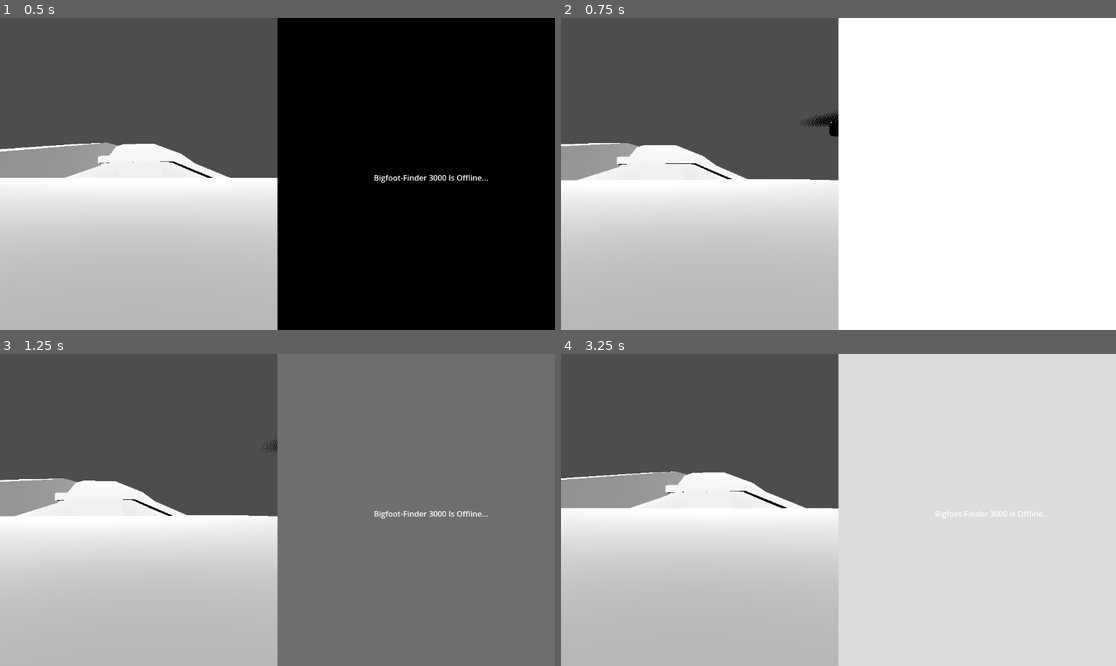
Above: before the commit, frames 1-4 (two rows, left to right).
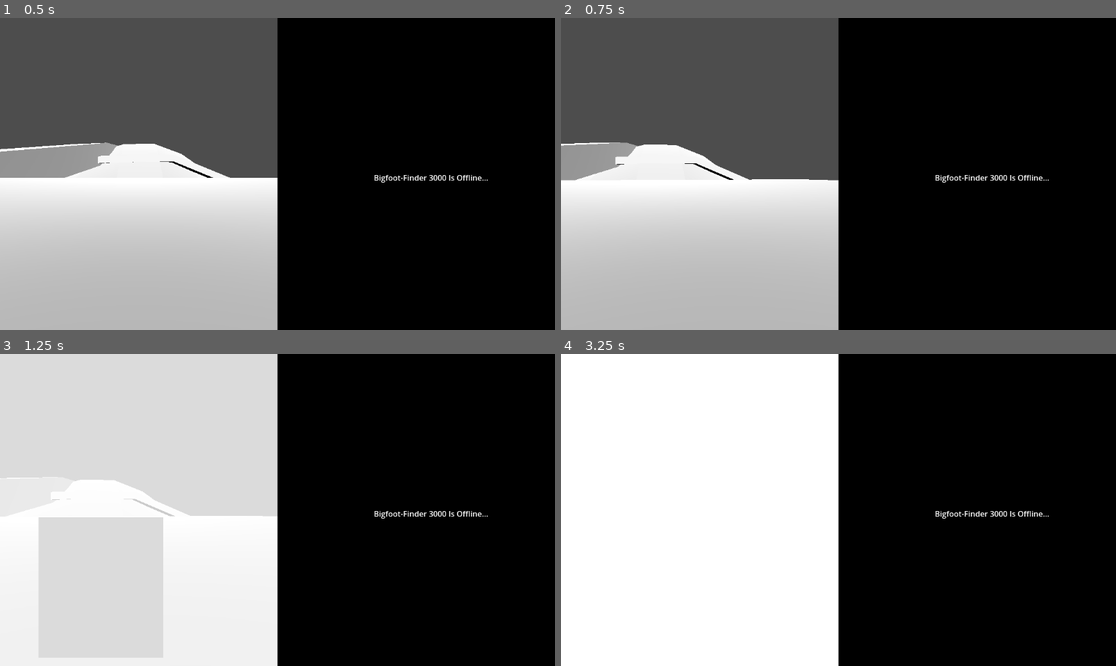
Above: after the commit, the same moments.

Repository: Just-a-Bee/bigfoot
Game: Godot game, scene res://UI Scenes/main.tscn
Two runs of this game, one before a commit and one after it. Both use one fixed random seed, a clock stepped at 60 frames per second and the inputs below. The engine's default icon, where the game draws it, is replaced by a stand-in: a white triangle on a blue panel in a dark square.
Inputs (mouse positions are in pixels of both pictures, inside the frame that each line leads up to):
- Up to frame 1 (0.5 s): no input
- Up to frame 2 (0.75 s): tap Enter at 0.5 s; move the mouse to (866, 174) at 0.52 s; hold W (drone_forward) from 0.53 s (still down); hold Space (drone_picture) from 0.53 s (still down)
- Up to frame 3 (1.25 s): keep holding W (drone_forward); keep holding Space (drone_picture); click (305, 510) at 0.8 s
- Up to frame 4 (3.25 s): keep holding W (drone_forward); move the mouse to (810, 510) at 1.27 s; release Space (drone_picture) at 1.28 s; click (810, 510) at 1.35 s; right-click (810, 510) at 1.55 s; move the mouse to (849, 503) at 2.02 s; hold Right mouse button (toggle_drone) 2.03-2.78 s; click (849, 503) at 2.17 s; tap Space (drone_picture) at 2.3, 2.85 s; move the mouse to (832, 516) at 2.77 s; click (832, 516) at 3.05 s

Frame 1 is identical in both runs. In frame 2, 50% of the frame differs, in the area x 0-100%, y 0-100%; in frame 3, 91%; in frame 4, 94%.

Commit message:
Added picture scoring, reworked drone disabling, and probably did a bunch of other stuff

Diff:
--- a/3d/3d_world.tscn
+++ b/3d/3d_world.tscn
@@ -1,6 +1,8 @@
-[gd_scene load_steps=2 format=3 uid="uid://kwp0ri53mvdy"]
+[gd_scene load_steps=3 format=3 uid="uid://kwp0ri53mvdy"]
 
 [ext_resource type="PackedScene" uid="uid://bsbnwoa3r8w6n" path="res://3d/models/environment.glb" id="1_smo4r"]
+
+[sub_resource type="HeightMapShape3D" id="HeightMapShape3D_qr1st"]
 
 [node name="3d world" type="Node3D"]
 transform = Transform3D(1, 0, 0, 0, 1, 0, 0, 0, 1, 0, 10.4662, 6.84407)
@@ -10,3 +12,8 @@
 
 [node name="DirectionalLight3D" type="DirectionalLight3D" parent="."]
 transform = Transform3D(1, 0, 0, 0, 0.908238, 0.418454, 0, -0.418454, 0.908238, 0, 0, 0)
+
+[node name="StaticBody3D" type="StaticBody3D" parent="."]
+
+[node name="CollisionShape3D" type="CollisionShape3D" parent="StaticBody3D"]
+shape = SubResource("HeightMapShape3D_qr1st")
--- a/Actors/drone.gd
+++ b/Actors/drone.gd
@@ -1,5 +1,6 @@
 extends CharacterBody3D
 
+@onready var camera = $Camera3D
 var active = false
 
 # speed vars
@@ -49,7 +50,9 @@
 	velocity -= velocity2D.normalized() * air_resistance * delta
 	turn_velocity = move_toward(turn_velocity, 0, turn_slowing)
 
-	move_and_slide()
+	var collision = move_and_slide()
+	if collision:
+		pass # TODO: drone crash
 
 func get_move_axis()->Vector3:
 	var move_axis:Vector3 = Vector3.ZERO
--- a/Actors/drone.tscn
+++ b/Actors/drone.tscn
@@ -3,19 +3,21 @@
 [ext_resource type="Script" path="res://Actors/drone.gd" id="1_liokq"]
 [ext_resource type="PackedScene" uid="uid://c4xv2mtqx308v" path="res://3d/models/drone.glb" id="2_7ow30"]
 
-[sub_resource type="BoxShape3D" id="BoxShape3D_lciic"]
-size = Vector3(4.10742, 1.82471, 4.7086)
+[sub_resource type="CapsuleShape3D" id="CapsuleShape3D_puvye"]
+radius = 0.1
+height = 0.5
 
 [node name="Drone" type="CharacterBody3D"]
+motion_mode = 1
 script = ExtResource("1_liokq")
 
 [node name="drone" parent="." instance=ExtResource("2_7ow30")]
-transform = Transform3D(1, 0, 0, 0, 1, 0, 0, 0, 1, 0, 0.492667, 0.526912)
+transform = Transform3D(0.2, 0, 0, 0, 0.2, 0, 0, 0, 0.2, 0, 0, 0)
 
 [node name="Camera3D" type="Camera3D" parent="."]
-transform = Transform3D(1, 0, 0, 0, 0.823829, 0.566838, 0, -0.566838, 0.823829, 0, 0, 0)
+transform = Transform3D(1, 0, 0, 0, 0.823829, 0.566838, 0, -0.566838, 0.823829, 0, -0.0902511, 0)
 current = true
 
 [node name="CollisionShape3D" type="CollisionShape3D" parent="."]
-transform = Transform3D(1, 0, 0, 0, 1, 0, 0, 0, 1, 0, 0.426835, 0.192589)
-shape = SubResource("BoxShape3D_lciic")
+transform = Transform3D(1, 0, 0, 0, -4.37114e-08, -1, 0, 1, -4.37114e-08, 0, 0, 0)
+shape = SubResource("CapsuleShape3D_puvye")
--- /dev/null
+++ b/Actors/nessie.gd
@@ -0,0 +1,25 @@
+extends Node3D
+class_name Nessie
+
+@export var hidingPosition:Vector3
+@export var showingPosition:Vector3
+var hidden = true
+
+func _ready():
+	go_under()
+
+func _on_timer_timeout():
+	if hidden:
+		pop_up()
+	else:
+		go_under()
+
+func pop_up():
+	position = showingPosition
+	$Timer.start(3 + randi_range(-2, 2))
+	hidden = false
+
+func go_under():
+	position = hidingPosition
+	$Timer.start(15 + randi_range(-10, 10))
+	hidden = true
--- /dev/null
+++ b/Actors/nessie.tscn
@@ -0,0 +1,16 @@
+[gd_scene load_steps=3 format=3 uid="uid://cqgrfks7ph026"]
+
+[ext_resource type="Script" path="res://Actors/nessie.gd" id="1_5spdp"]
+[ext_resource type="Texture2D" uid="uid://cm162jcpuu572" path="res://icon.svg" id="2_84eqt"]
+
+[node name="Nessie" type="Node3D"]
+script = ExtResource("1_5spdp")
+
+[node name="Sprite3D" type="Sprite3D" parent="."]
+transform = Transform3D(4, 0, 0, 0, 4, 0, 0, 0, 4, 0, 0, 0)
+texture = ExtResource("2_84eqt")
+
+[node name="Timer" type="Timer" parent="."]
+one_shot = true
+
+[connection signal="timeout" from="Timer" to="." method="_on_timer_timeout"]
--- a/Actors/player.gd
+++ b/Actors/player.gd
@@ -1,6 +1,8 @@
 extends CharacterBody3D
 
-var speed = 1
+@onready var camera = $Camera3D
+
+var speed = 5
 var mouse_sens = .003
 
 var active = true
@@ -10,6 +12,8 @@
 
 func rotate_camera(displacement):
 	rotation.x += -displacement.y*mouse_sens
+	rotation.x = min(rotation.x, PI/3)
+	rotation.x = max(rotation.x, -PI/3)
 	rotation.y += -displacement.x*mouse_sens
 
 func _physics_process(_delta):
--- a/UI Scenes/main.gd
+++ b/UI Scenes/main.gd
@@ -9,29 +9,81 @@
 
 @onready var player = $PlayerViewport/SubViewport/Player
 @onready var drone = $DroneViewport/SubViewport/Drone
-var is_drone_active
+var is_drone_active = true
+
+@onready var cryptids = [$Terrain/Nessie]
+
+func _ready():
+	toggle_drone()
+
+func toggle_drone():
+	is_drone_active = not is_drone_active
+	if is_drone_active:
+		drone.active = true
+		player.active = false
+		$DroneOff.hide()
+		drone.position = player.position + Vector3(0,2,0)
+		drone.rotation.y = player.rotation.y
+		drone.velocity = Vector3.ZERO
+		drone.show()
+	else:
+		player.active = true
+		drone.active = false
+		$DroneOff.show()
+		drone.hide()
 
 func _input(event):
 	if event.is_action_pressed("toggle_drone"):
-		is_drone_active = not is_drone_active
-		if is_drone_active:
-			drone.active = true
-			$DroneOff.hide()
-		else:
-			player.active = true
-			$DroneOff.show()
+		toggle_drone()
 
 
 	if picture_cooldown.is_stopped():
 		if event.is_action_pressed("drone_picture"):
-			var texture = drone_viewport.get_texture().get_image()
-			texture = ImageTexture.create_from_image(texture)
-			cam_picture.texture = texture
-			anim.play("drone_picture")
-			picture_cooldown.start()
+			if is_drone_active:
+				take_picture(drone_viewport, drone)
+				anim.play("drone_picture")
 		if event.is_action_pressed("player_picture"):
-			var texture = player_viewport.get_texture().get_image()
-			texture = ImageTexture.create_from_image(texture)
-			cam_picture.texture = texture
+			take_picture(player_viewport, player)
 			anim.play("player_picture")
-			picture_cooldown.start()
+
+func take_picture(viewport, taker):
+	var texture = viewport.get_texture().get_image()
+	texture = ImageTexture.create_from_image(texture)
+	cam_picture.texture = texture
+
+	var picture = {"texture" : texture, "score" : 0, "strings" : [], "target" : null}
+	# picture has "texture", "score", "strings"
+	score_picture(picture, taker)
+
+	picture_cooldown.start()
+
+# picture scoring is done based on current transform of actors
+func score_picture(picture, taker):
+	#iterate over cryptids, keeps highest scoring
+	#technically could get strings from other cryptid scoring, but seems unlikely it would happen
+	for c in cryptids:
+		#continue if nessie is underwater
+		if c is Nessie and c.hidden:
+			continue
+		var score = 0
+		var distance = c.global_position - taker.camera.global_position
+		var taker_dir = -taker.camera.get_global_transform().basis.z
+
+		var dot = taker_dir.dot(distance.normalized())
+
+		# actual scoring, adds strings to display when explaining score
+		if distance.length() < 50 && dot > .8:
+			if distance.length() < 10:
+				score += 2
+				picture["strings"].append("Very close: +2")
+			elif distance.length() < 20:
+				score += 1
+				picture["strings"].append("Quite close: +1")
+			if dot > .95:
+				score += 2
+				picture["strings"].append("Dead on: +2")
+			score += 1
+			picture["strings"].append("Good: +1")
+		if score > picture["score"]:
+			picture["score"] = score
+			picture["target"] = c
--- a/UI Scenes/main.tscn
+++ b/UI Scenes/main.tscn
@@ -1,10 +1,11 @@
-[gd_scene load_steps=12 format=3 uid="uid://c1gv7l3uecjlx"]
+[gd_scene load_steps=13 format=3 uid="uid://c1gv7l3uecjlx"]
 
 [ext_resource type="Texture2D" uid="uid://cm162jcpuu572" path="res://icon.svg" id="1_4x1cm"]
 [ext_resource type="Script" path="res://UI Scenes/main.gd" id="1_s1t7p"]
 [ext_resource type="PackedScene" uid="uid://blec0c2uc3qc6" path="res://Actors/drone.tscn" id="2_a8v2p"]
 [ext_resource type="PackedScene" uid="uid://cel6a6pi3ulqk" path="res://Actors/player.tscn" id="2_b2ier"]
 [ext_resource type="PackedScene" uid="uid://kwp0ri53mvdy" path="res://3d/3d_world.tscn" id="5_yoool"]
+[ext_resource type="PackedScene" uid="uid://cqgrfks7ph026" path="res://Actors/nessie.tscn" id="6_kq0eh"]
 
 [sub_resource type="Gradient" id="Gradient_jlgqq"]
 colors = PackedColorArray(1, 1, 1, 1, 1, 1, 1, 1)
@@ -167,7 +168,12 @@
 "": SubResource("AnimationLibrary_111hc")
 }
 
-[node name="3d world" parent="." instance=ExtResource("5_yoool")]
+[node name="Terrain" parent="." instance=ExtResource("5_yoool")]
+
+[node name="Nessie" parent="Terrain" instance=ExtResource("6_kq0eh")]
+transform = Transform3D(1, 0, 0, 0, 1, 0, 0, 0, 1, 56.078, -19, -51.87)
+hidingPosition = Vector3(56.078, -23.208, -51.87)
+showingPosition = Vector3(56.078, -19, -51.87)
 
 [node name="DroneOff" type="Panel" parent="."]
 custom_minimum_size = Vector2(576, 648)
